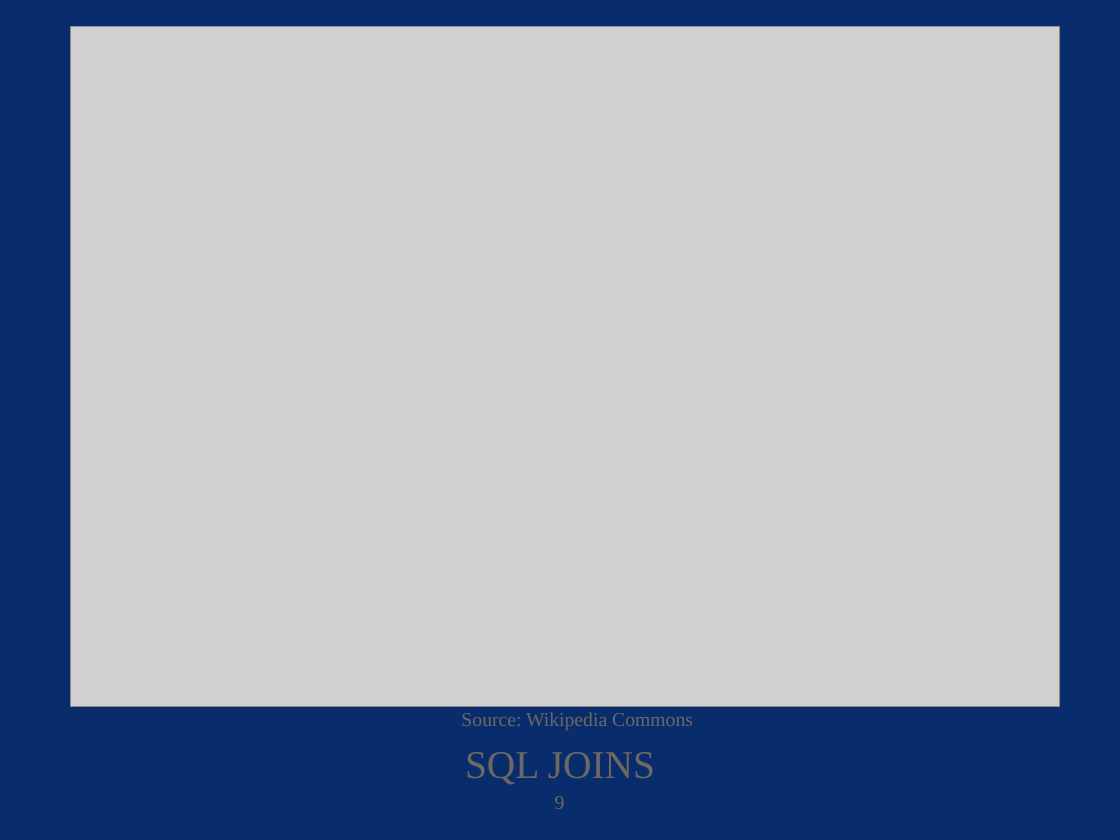
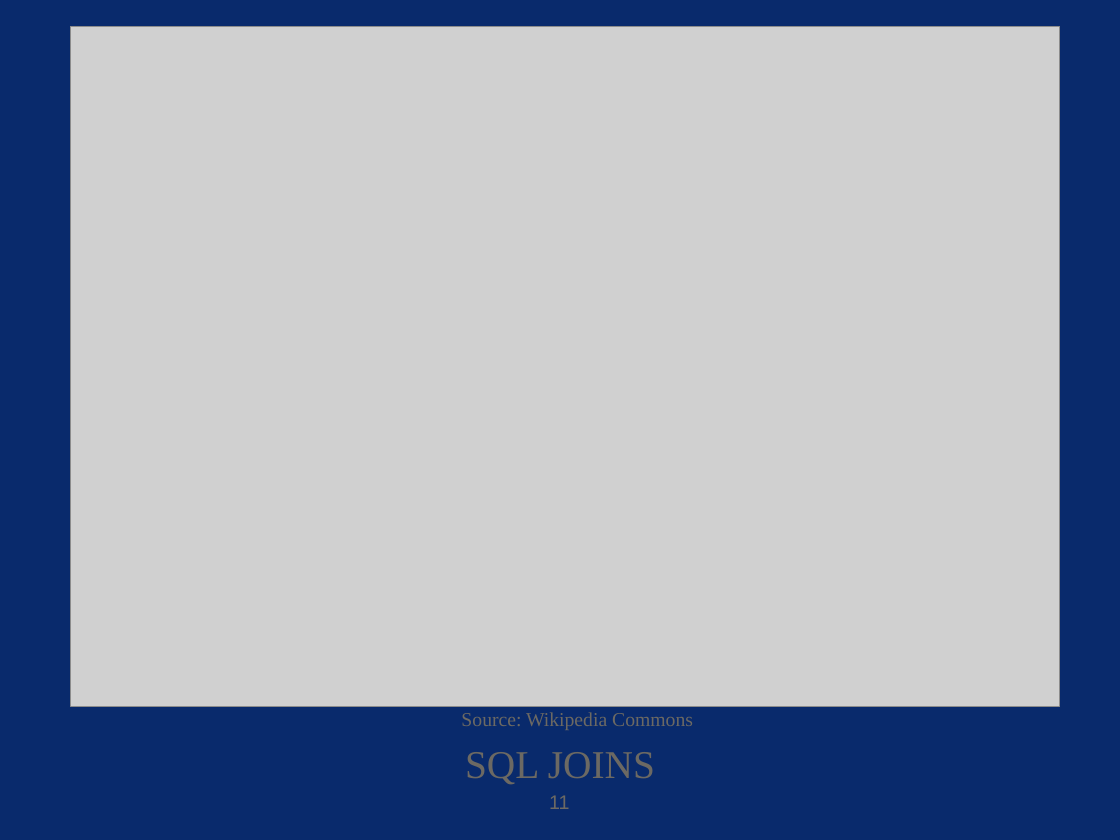
Before and after one commit to manvimadandotai/SQL_Masterclass_UoAIBSS, a slide deck: slide 11 of SQL_Masterclass_UoAIBSS.pptx (slide 9 before the commit). Drawn at 1120x840 pixels with LibreOffice and Linux fonts; fonts in the diff are those of the drawing; grey boxes stand for pictures; background and template pictures are left out. Boxes give left, top, right and bottom in pixels: in the first picture for what was removed or moved away, otherwise in the second. Text is boxed around its words. In the diff, an @@ line names an element or a change of style, - is before the commit and + after.

```diff
--- a/SQL_Masterclass_UoAIBSS.pptx
+++ b/SQL_Masterclass_UoAIBSS.pptx
@@ page number added at box(549, 795, 569, 809), 18 pt, text #6C6963 @@
+11
@@ page number removed at box(555, 796, 565, 809) @@
-9
```
Also in this commit, not shown: 20 other slides changed, 7 slides added, 6 slides removed.
